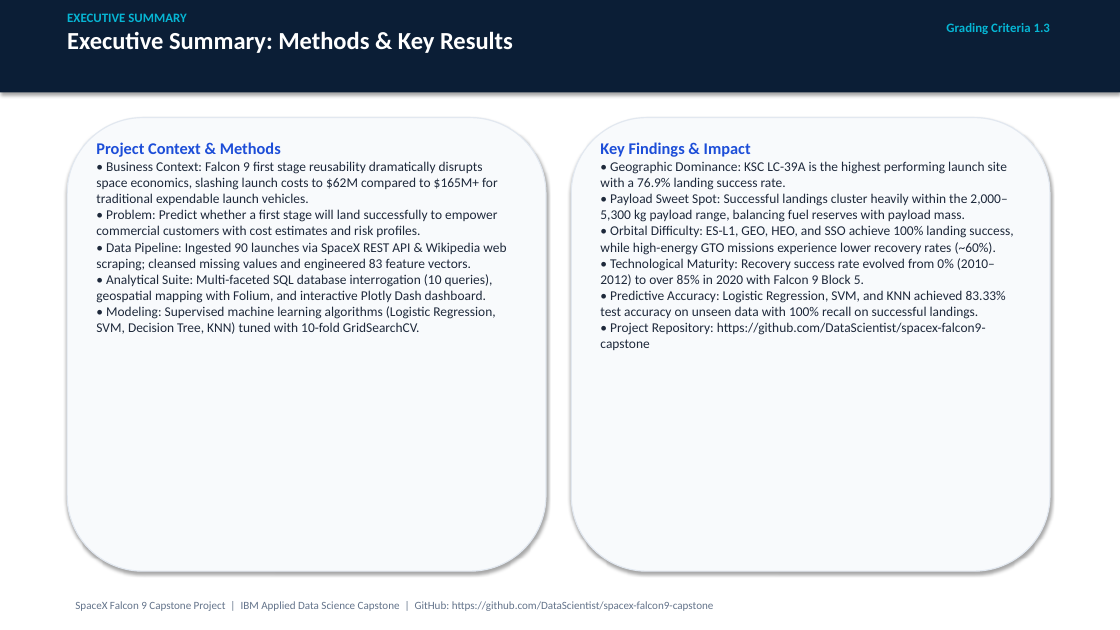
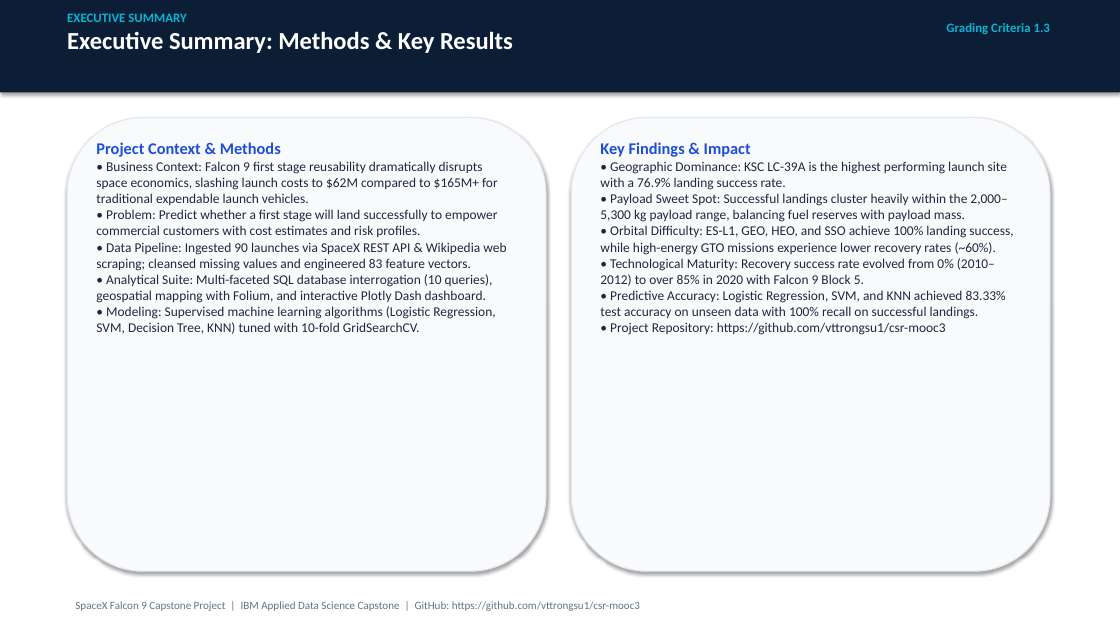
Before and after one commit to vttrongsu1/csr-mooc3, a slide deck: slide 2 of Data Science Capstone Project Report.pptx. Drawn at 1120x630 pixels with LibreOffice and Linux fonts; fonts in the diff are those of the drawing. Boxes give left, top, right and bottom in pixels: in the first picture for what was removed or moved away, otherwise in the second. Text is boxed around its words. In the diff, an @@ line names an element or a change of style, - is before the commit and + after.

Commit message:
Update repository URL to https://github.com/vttrongsu1/csr-mooc3 across all reports and slides

```diff
--- a/Data Science Capstone Project Report.pptx
+++ b/Data Science Capstone Project Report.pptx
@@ text at (610, 322, 946, 335): text changed @@
-• Project Repository: https://github.com/DataScientist/spacex-falcon9-capstone
+• Project Repository: https://github.com/vttrongsu1/csr-mooc3
@@ text at (75, 601, 640, 611): text changed @@
-SpaceX Falcon 9 Capstone Project | IBM Applied Data Science Capstone | GitHub: https://github.com/DataScientist/spacex-falcon9-capstone
+SpaceX Falcon 9 Capstone Project | IBM Applied Data Science Capstone | GitHub: https://github.com/vttrongsu1/csr-mooc3
```
Also in this commit, not shown: 20 other slides changed, 4 other files.
